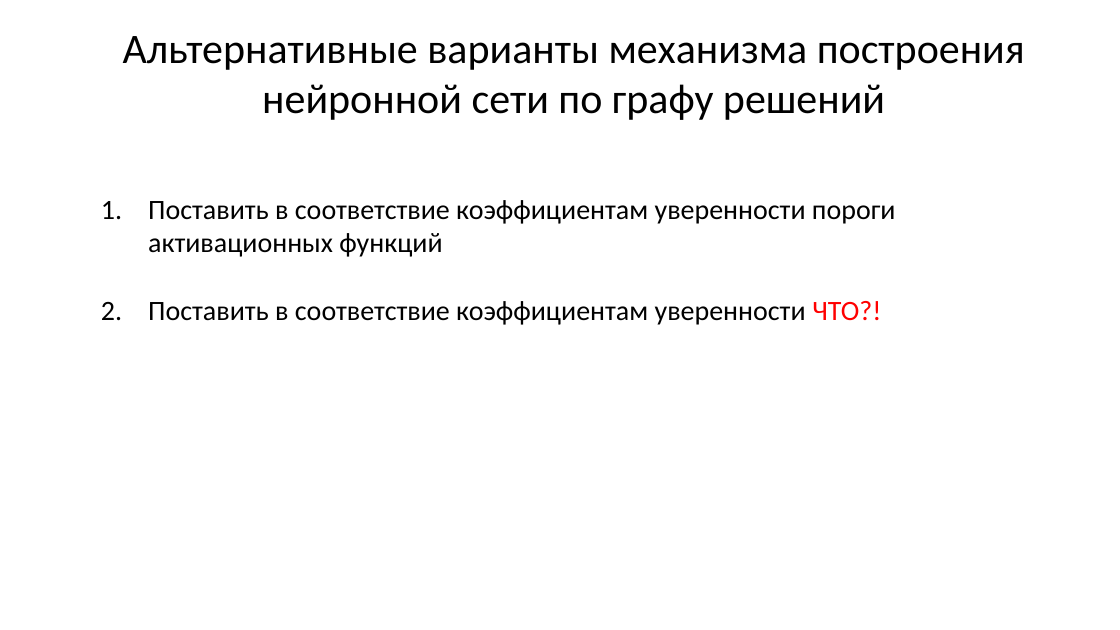
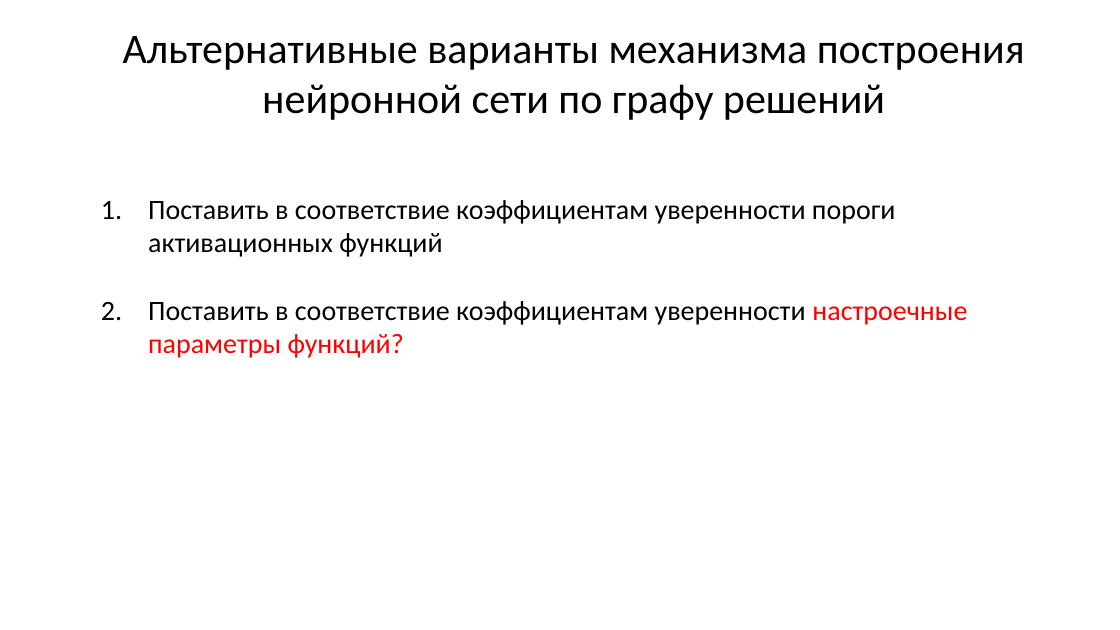
Before and after one commit to sevoster/hybrid-decision-making-system, a slide deck: slide 17 of docs/Синтетическая Презентация.pptx (slide 16 before the commit). Drawn at 1120x630 pixels with LibreOffice and Linux fonts; fonts in the diff are those of the drawing. Boxes give left, top, right and bottom in pixels: in the first picture for what was removed or moved away, otherwise in the second. Text is boxed around its words. In the diff, an @@ line names an element or a change of style, - is before the commit and + after.

```diff
--- a/docs/Синтетическая Презентация.pptx
+++ b/docs/Синтетическая Презентация.pptx
@@ text at bbox=[148, 301, 967, 358]: text changed @@
-2. Поставить в соответствие коэффициентам уверенности ЧТО?!
+2. Поставить в соответствие коэффициентам уверенности настроечные параметры функций?
```
Also in this commit, not shown: 9 other slides changed, 8 slides added.
